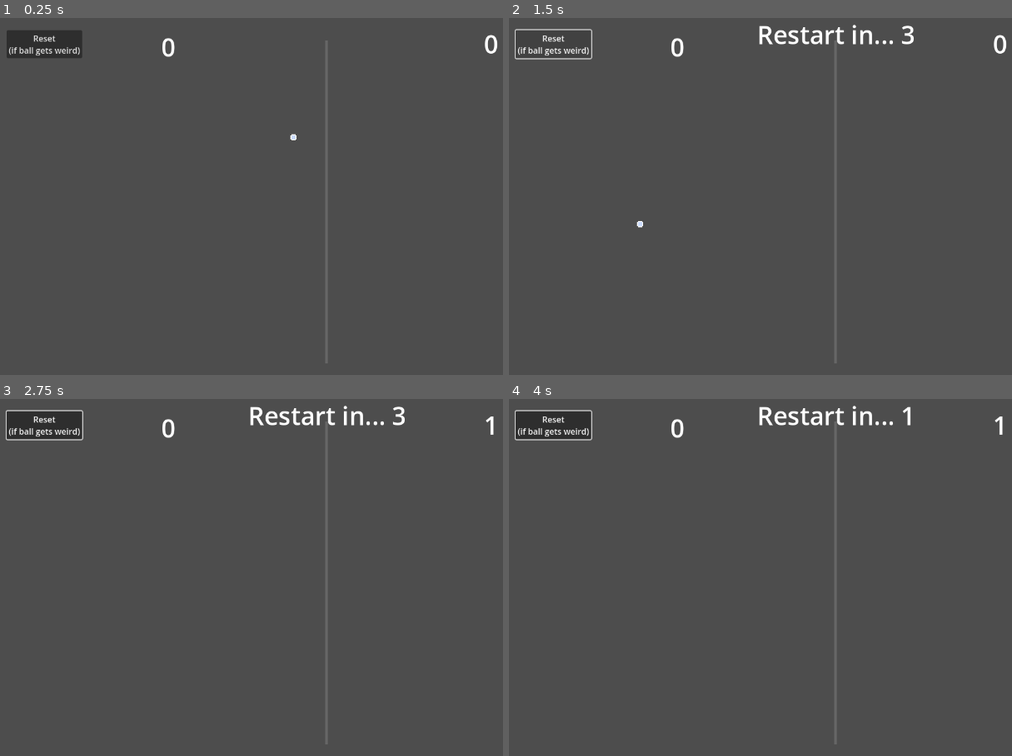
Above: before the commit, frames 1-4 (two rows, left to right).
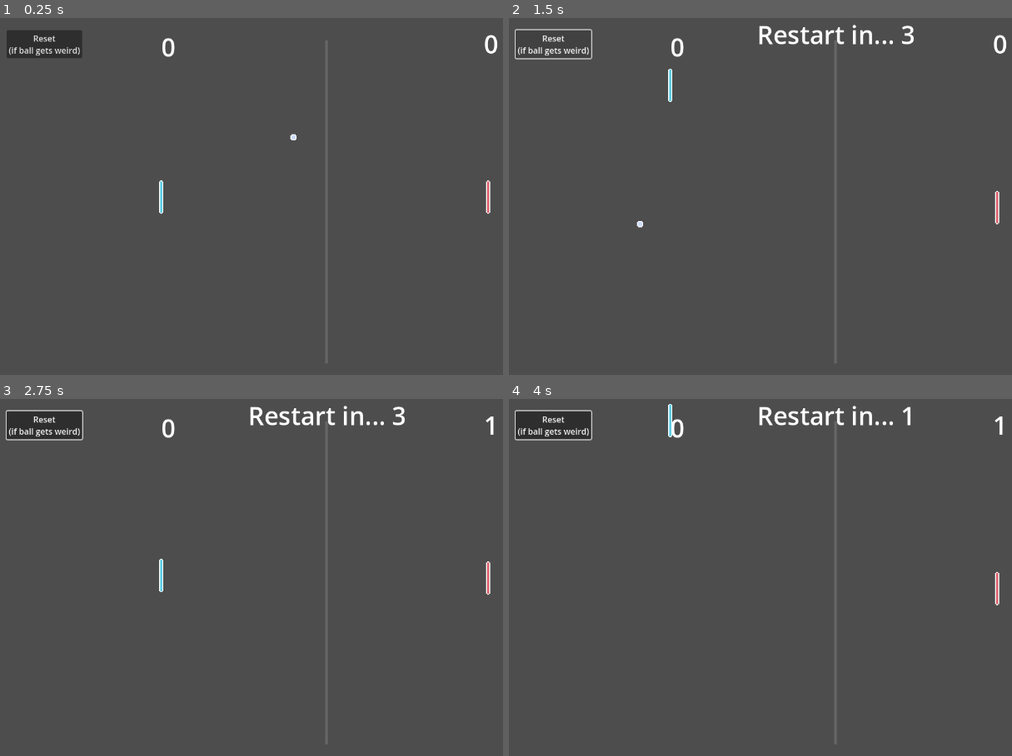
Above: after the commit, the same moments.

Repository: jordonbigelow/Pixel-Art-Pong
Game: Godot game, scene res://scenes/game_scene.tscn
The game is run twice, just before and just after one commit, with the same random seed, the same clock (stepped at 60 frames per second) and the same inputs.
Inputs (mouse positions are in pixels of both pictures, inside the frame that each line leads up to):
- Up to frame 1 (0.25 s): no input
- Up to frame 2 (1.5 s): tap Enter at 0.5 s; move the mouse to (981, 185) at 0.52 s; hold W (p1_move_up) 0.53-1.25 s; tap K (p2_move_down) at 0.6 s; click (981, 185) at 0.67 s; click "Reset (if ball gets weird)" at 1.25 s
- Up to frame 3 (2.75 s): move the mouse to (196, 602) at 2.02 s; hold S (p1_move_down) from 2.03 s (still down); tap I (p2_move_up) at 2.1 s
- Up to frame 4 (4 s): move the mouse to (901, 502) at 2.77 s; release S (p1_move_down) at 2.78 s; hold W (p1_move_up) from 2.78 s (still down); tap F at 2.85 s; move the mouse to (800, 659) at 3.52 s; tap K (p2_move_down) at 3.6 s; click (800, 659) at 3.67 s

The runs differ from the first frame. In frame 1, 0.2% of the frame differs, in the area x 31-98%, y 45-55%; in frame 2, 0.2%; in frame 3, 0.2%; in frame 4, 0.2%.

Commit message:
swapped sprites out for non starwars themed to avoid law suit. Also changed collision shape to capsule instead of rectangle

Diff:
--- a/scenes/game_scene.tscn
+++ b/scenes/game_scene.tscn
@@ -22,12 +22,10 @@
 
 [node name="Player 1 Paddle" parent="." instance=ExtResource("1_xdxgb")]
 position = Vector2(321, 346)
-scale = Vector2(4, 4)
 player_number = 1
 
 [node name="Player 2 Paddle" parent="." instance=ExtResource("1_xdxgb")]
 position = Vector2(949, 346)
-scale = Vector2(4, 4)
 player_number = 2
 
 [node name="Player 1 Score" type="Label" parent="."]
--- a/scripts/game_scene.gd
+++ b/scripts/game_scene.gd
@@ -7,8 +7,8 @@
 
 
 func _ready() -> void:
-	player_1_paddle.texture = load("res://assets/lightsaber_jedi_side.png")
-	player_2_paddle.texture = load("res://assets/lightsaber_dark_side.png")
+	player_1_paddle.texture = load("res://assets/paddles/p1_paddle.png")
+	player_2_paddle.texture = load("res://assets/paddles/p2_paddle.png")
 	player_1_score.text = str(Globals.player_1_score)
 	player_2_score.text = str(Globals.player_2_score)
 
